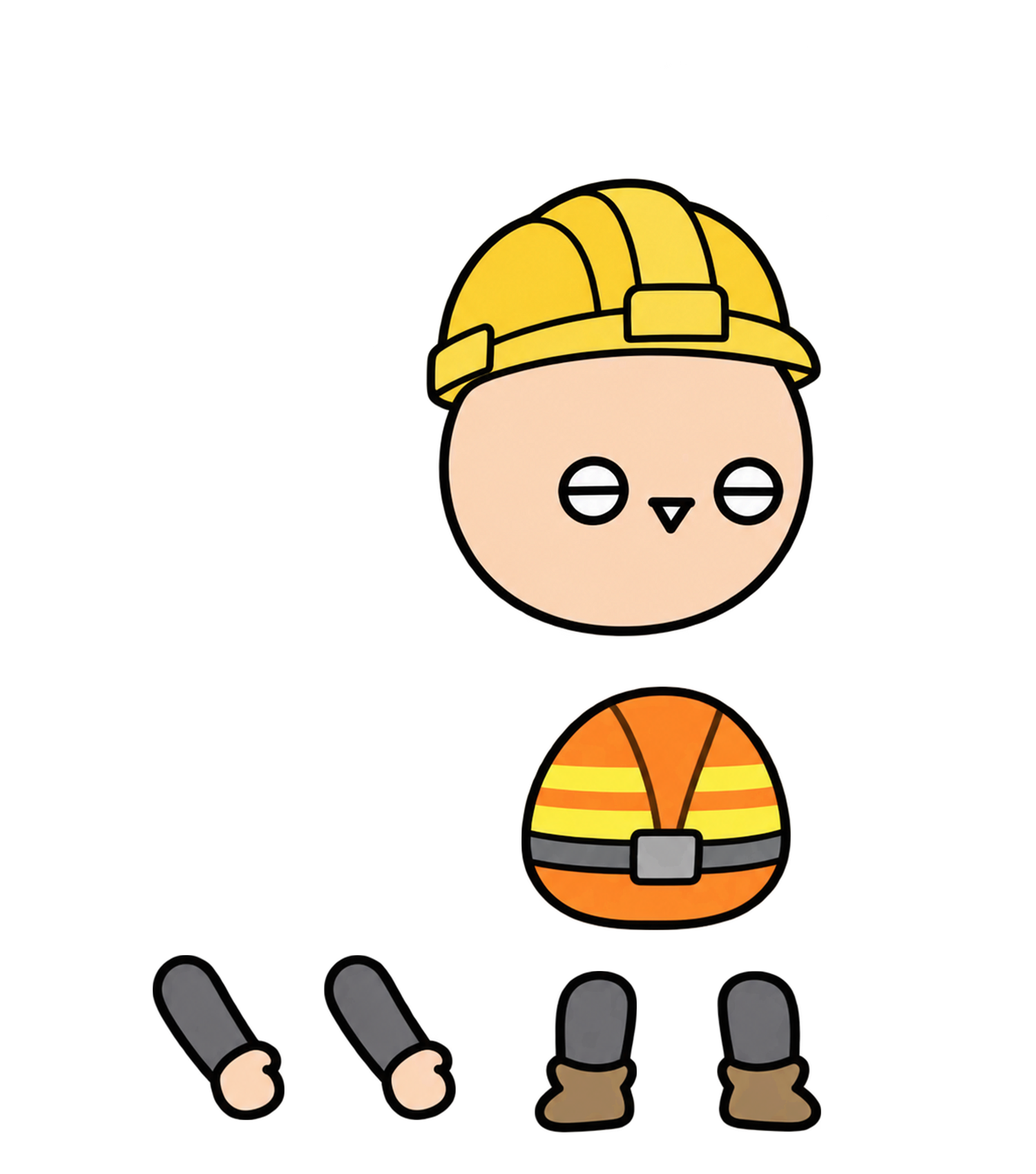
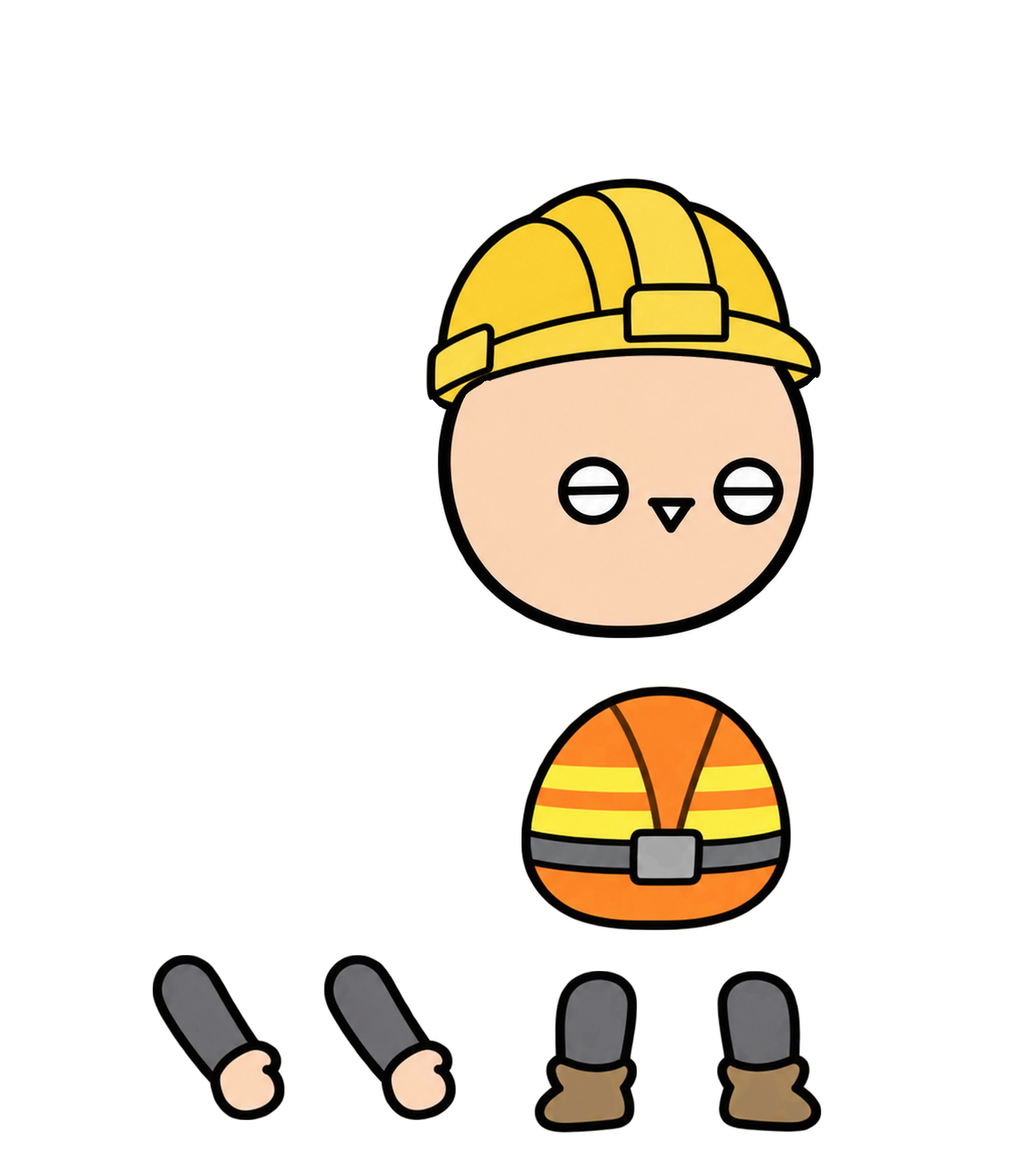
Comparing the layer stacks of the two w=1036, h=1174 images. Changes:
painted on "머리" over [429, 280, 819, 638]
